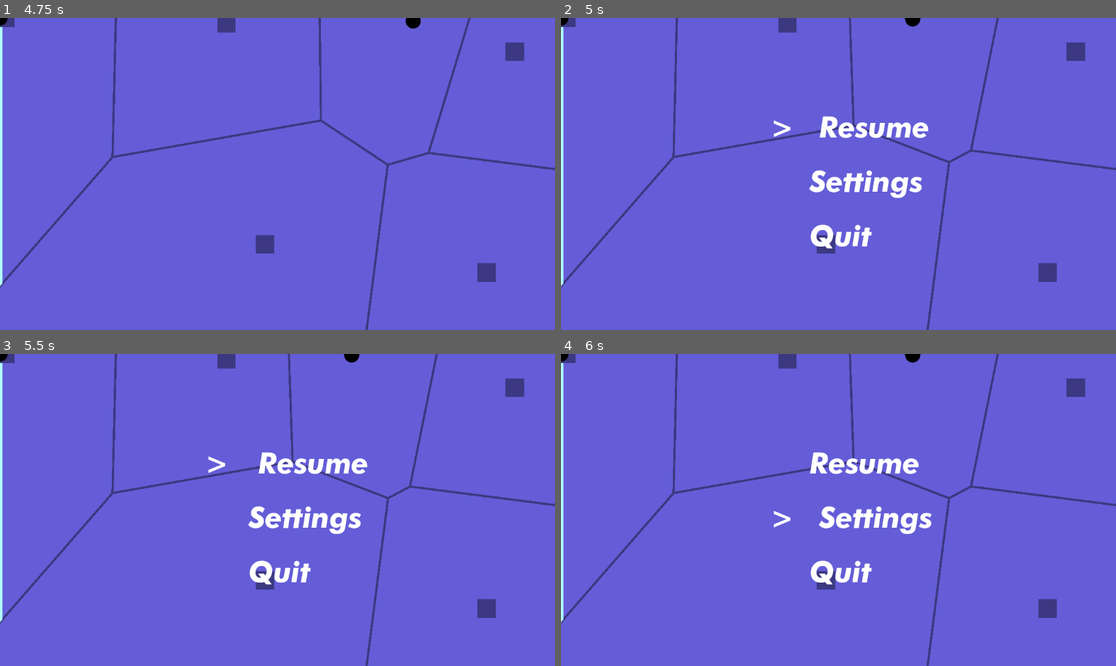
Above: before the commit, frames 1-4 (two rows, left to right).
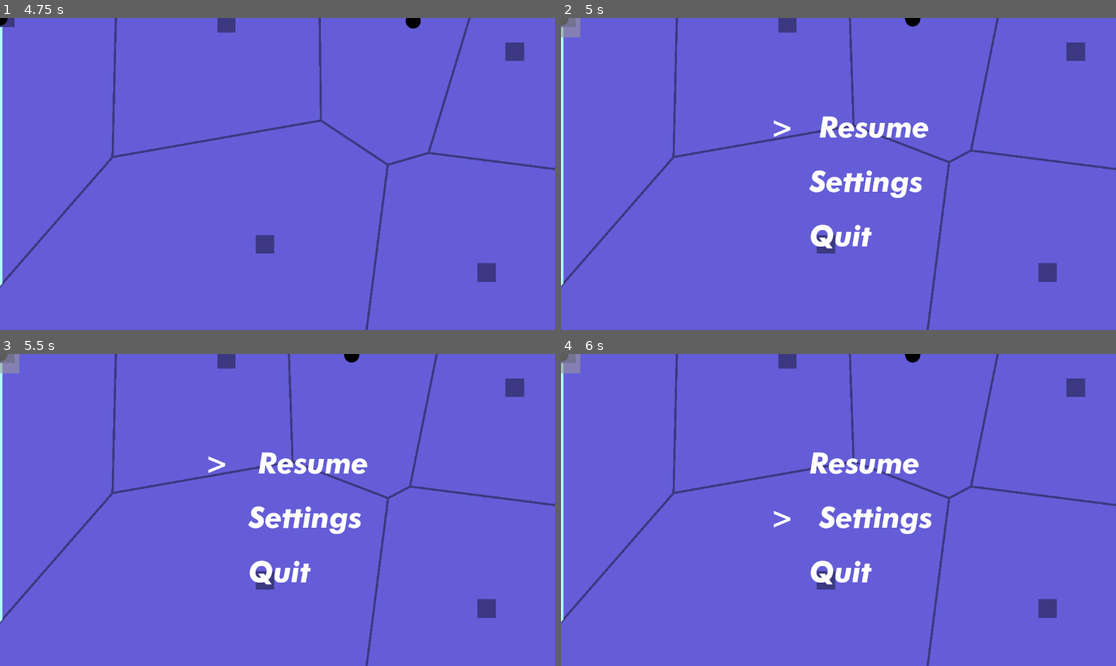
Above: after the commit, the same moments.

Repository: ProgrammingParadox/voronoi-game
Game: Godot game, scene res://scenes/home.tscn
Two runs of this game, one before a commit and one after it. Both use one fixed random seed, a clock stepped at 60 frames per second and the inputs below.
Inputs (mouse positions are in pixels of both pictures, inside the frame that each line leads up to):
- Up to frame 1 (4.75 s): click "Play" at 0.5 s; tap Enter at 1.25 s; move the mouse to (399, 158) at 1.27 s; hold D (player_1_right) 1.28-2.03 s; tap Q (player_1_plant) every 0.75 s from 1.35 to 4.35 s; move the mouse to (166, 189) at 2.02 s; hold S (player_1_down) 2.03-2.78 s; move the mouse to (333, 105) at 2.77 s; hold D (player_1_right) 2.78-3.53 s; move the mouse to (249, 236) at 3.52 s; hold W (player_1_up) 3.53-4.28 s; move the mouse to (444, 220) at 4.27 s; hold A (player_1_left) from 4.28 s (still down)
- Up to frame 2 (5 s): keep holding A (player_1_left); tap Escape (pause) at 4.9 s
- Up to frame 3 (5.5 s): keep holding A (player_1_left); move the mouse to (111, 463) at 5.02 s; tap Q (player_1_plant) at 5.1 s
- Up to frame 4 (6 s): move the mouse to (866, 510) at 5.77 s; release A (player_1_left) at 5.78 s; hold S (player_1_down) from 5.78 s (still down); tap Q (player_1_plant) at 5.85 s

Frame 1 is identical in both runs. In frame 2, 0.2% of the frame differs, in the area x 0-4%, y 0-7%; in frame 3, 0.2%; in frame 4, 0.2%.

Commit message:
(broken) blur

Diff:
--- a/pauseblur.gdshader
+++ b/pauseblur.gdshader
@@ -1,14 +1,8 @@
 shader_type canvas_item;
+uniform sampler2D t: hint_screen_texture, filter_linear_mipmap;
 
-uniform sampler2D screen_texture : hint_screen_texture, filter_linear_mipmap;
-uniform float amount: hint_range(0.0, 5.0);
+void fragment(){
+	// COLOR = vec4(textureLod(t, SCREEN_UV, 2.0).rgb, 1.0);
 
-void fragment() {
-	vec4 color = textureLod(screen_texture, SCREEN_UV, amount);
-	COLOR = color;
+	COLOR = texture(TEXTURE, UV) * 0.6;
 }
-
-//void light() {
-//	// Called for every pixel for every light affecting the CanvasItem.
-//	// Uncomment to replace the default light processing function with this one.
-//}
--- a/scenes/Game.tscn
+++ b/scenes/Game.tscn
@@ -21,6 +21,7 @@
 
 [node name="Voronoi" type="Sprite2D" parent="."]
 z_index = -1
+texture_filter = 4
 material = SubResource("ShaderMaterial_q6r6c")
 centered = false
 region_rect = Rect2(0, 0, 100, 100)
@@ -40,3 +41,8 @@
 
 [node name="PauseMenu" parent="." instance=ExtResource("6_kiw3p")]
 z_index = 5
+anchors_preset = 0
+anchor_right = 0.0
+anchor_bottom = 0.0
+grow_horizontal = 1
+grow_vertical = 1
--- /dev/null
+++ b/scripts/pause_blur.gd
@@ -0,0 +1,23 @@
+extends TextureRect
+
+var screen_size: Vector2;
+
+func resize():
+	screen_size = get_viewport_rect().size
+
+	var m = max(screen_size.x, screen_size.y);
+	var img = Image.create(m, m, false, Image.FORMAT_RGB8)
+	var generated_texture = ImageTexture.create_from_image(img)
+
+	self.texture = generated_texture
+
+# Called when the node enters the scene tree for the first time.
+func _ready() -> void:
+	resize()
+
+	get_tree().get_root().size_changed.connect(resize)
+
+
+# Called every frame. 'delta' is the elapsed time since the previous frame.
+func _process(delta: float) -> void:
+	pass
Not shown, added: scripts/pause_blur.gd.uid
